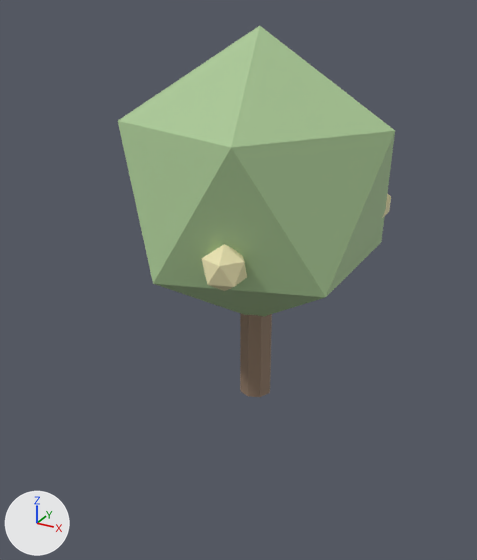
Renders of the glTF model public/models/pear_tree.glb from each side of a commit.
One viewpoint serves both versions: a camera (50 mm lens) standing at (2.95, -5.76, 4.2) and looking at (-0.08, -0.25, 1.44). Lighting does not change. The marker at lower left points along +X, +Y and +Z. The older version comes first. Vertices at exactly the same position are counted once.

The first picture shows 'pear_tree'.
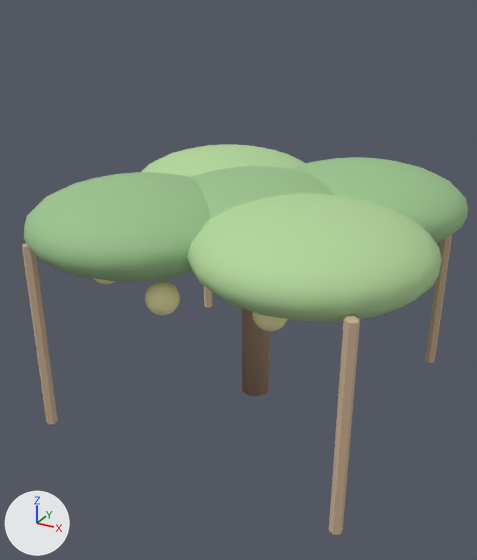
What differs and where, as boxes (x1, y1, x2, y2) in the pictures (477 x 560 px):
'pear_tree', reshaped, moved, recoloured (61% wider)
    before: (118, 26, 395, 397)
    after: (22, 144, 468, 535)
part 1 of me_cylinder, added (beige)
    after: (22, 243, 58, 424)
part 2 of me_cylinder, added (beige)
    after: (329, 316, 360, 535)
part 3 of me_cylinder, added (beige)
    after: (425, 235, 452, 363)
part 4 of me_cylinder, added
    after: (204, 286, 213, 308)
part 5 of me_cylinder, added (brown)
    after: (242, 308, 270, 396)
part 6 of me_cylinder, added (green)
    after: (24, 172, 211, 281)
part 7 of me_cylinder, added (green)
    after: (293, 157, 468, 244)
part 8 of me_cylinder, added (green)
    after: (192, 166, 335, 218)
part 9 of me_cylinder, added (green)
    after: (187, 193, 442, 322)
part 10 of me_cylinder, added (green)
    after: (141, 144, 306, 177)
part 11 of me_cylinder, added (mostly hidden)
    after: (93, 278, 115, 284)
part 12 of me_cylinder, added (beige)
    after: (145, 281, 180, 315)
part 13 of me_cylinder, added (beige)
    after: (252, 312, 287, 331)
part 14 of me_cylinder, deleted (brown)
    before: (240, 313, 272, 397)
part 15 of me_cylinder, deleted
    before: (118, 26, 395, 317)
part 16 of me_cylinder, deleted (beige)
    before: (201, 244, 247, 291)
part 17 of me_cylinder, deleted (mostly hidden)
    before: (382, 193, 391, 218)

Edits to the bpy script that builds the scene:
```text
Change me_cylinder:
    remove me_cylinder.from_pydata(...)  # 76 vertices, 128 faces; spans x -1.34..1.34, y -1.39..1.28, z -0.8..3.1
    remove me_cylinder.materials.append(mat_pear_trunk)  # brown #907965
    remove me_cylinder.materials.append(mat_pear_leaf)  # greyish green #aac895
    remove me_cylinder.materials.append(mat_pear_fruit)  # beige #ede5b3
    add me_cylinder.from_pydata(...)  # 2950 vertices, 5828 faces; spans x -0.4..3.6, y -0.3..3.6, z -1.0..1.52
    me_cylinder part 1: a new loose piece, a 6-sided cylinder along z spanning x -0.05..0.05, y -0.06..0.06, z -1.0..1.0, in mat_pole (beige #ceb395)
    me_cylinder part 2: a new loose piece, a 6-sided cylinder along z spanning x 3.15..3.25, y -0.06..0.06, z -1.0..1.0, in mat_pole (beige #ceb395)
    me_cylinder part 3: a new loose piece, a 6-sided cylinder along z spanning x 3.15..3.25, y 3.14..3.26, z -1.0..1.0, in mat_pole (beige #ceb395)
    me_cylinder part 4: a new loose piece, a 6-sided cylinder along z spanning x -0.05..0.05, y 3.14..3.26, z -1.0..1.0, in mat_pole (beige #ceb395)
    me_cylinder part 5: a new loose piece, an 8-sided cylinder along z spanning x 1.44..1.76, y 1.44..1.76, z -1.0..0.8, in mat_trunk (brown #997e69)
    me_cylinder part 6: a new loose piece, a UV sphere (20 segments, 12 rings, poles along z) spanning x -0.4..1.8, y -0.3..1.9, z 0.68..1.52, in mat_leaf_dark (green #9bc48e)
    me_cylinder part 7: a new loose piece, a UV sphere (20 segments, 12 rings, poles along z) spanning x 1.3..3.5, y 1.4..3.6, z 0.68..1.52, in mat_leaf_dark (green #9bc48e)
    me_cylinder part 8: a new loose piece, a UV sphere (20 segments, 12 rings, poles along z) spanning x 0.5..2.7, y 0.5..2.7, z 0.68..1.52, in mat_leaf_dark (green #9bc48e)
    me_cylinder part 9: a new loose piece, a UV sphere (20 segments, 12 rings, poles along z) spanning x 1.4..3.6, y -0.2..2.0, z 0.68..1.52, in mat_leaf (green #b3d79b)
    me_cylinder part 10: a new loose piece, a UV sphere (20 segments, 12 rings, poles along z) spanning x -0.3..1.9, y 1.3..3.5, z 0.68..1.52, in mat_leaf (green #b3d79b)
    me_cylinder part 11: a new loose piece, a UV sphere (20 segments, 12 rings, poles along z) spanning x 0.24..0.56, y 0.44..0.76, z 0.46..0.78, in mat_nashi (beige #f6ecb3)
    me_cylinder part 12: a new loose piece, a UV sphere (20 segments, 12 rings, poles along z) spanning x 1.14..1.46, y 0.14..0.46, z 0.46..0.78, in mat_nashi (beige #f6ecb3)
    me_cylinder part 13: a new loose piece, a UV sphere (20 segments, 12 rings, poles along z) spanning x 2.14..2.46, y 0.34..0.66, z 0.46..0.78, in mat_nashi (beige #f6ecb3)
    me_cylinder part 14: the loose piece of 16 vertices spanning x -0.18..0.18, y -0.18..0.18, z -0.8..0.8 is deleted
    me_cylinder part 15: the loose piece of 12 vertices spanning x -1.34..1.34, y -1.28..1.28, z 0.1..3.1 is deleted
    me_cylinder part 16: the loose piece of 12 vertices spanning x 0.1..0.5, y -1.39..-1.01, z 0.98..1.42 is deleted
    me_cylinder part 17: the loose piece of 12 vertices spanning x 0.8..1.2, y 0.41..0.79, z 1.18..1.62 is deleted
    other edits to the shape of me_cylinder do not show in these pictures
    add me_cylinder.materials.append(mat_pole)  # beige #ceb395
    add me_cylinder.materials.append(mat_trunk)  # brown #997e69
    add me_cylinder.materials.append(mat_leaf_dark)  # green #9bc48e
    add me_cylinder.materials.append(mat_leaf)  # green #b3d79b
    add me_cylinder.materials.append(mat_nashi)  # beige #f6ecb3
Change ob_pear_tree:
    ob_pear_tree.location: (0.0, 0.0, 0.8) -> (-1.6, -1.6, 1.0)
```
